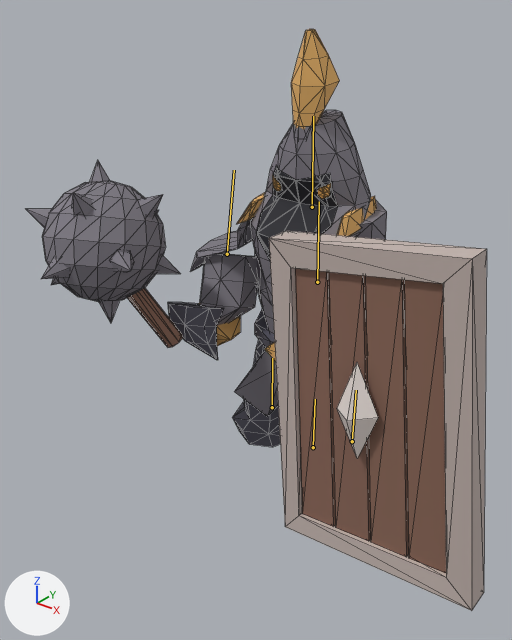
What one commit did to the glTF model art/enemies/guardian/production/animated/guardian.glb.
Rendered twice from a 50 mm camera at (1.058, -1.624, 1.402) aimed at (0.029, -0.338, 0.604). Lighting does not change. The marker at lower left points along +X, +Y and +Z. The picture after the commit comes second. Both versions are drawn at frame 3 of the action 'Recovery'; the numbers are the values there. The bones that bend it are drawn over the model as lines. Mesh edges are drawn as thin lines.

The first picture shows 'guardian | palette mesh'.
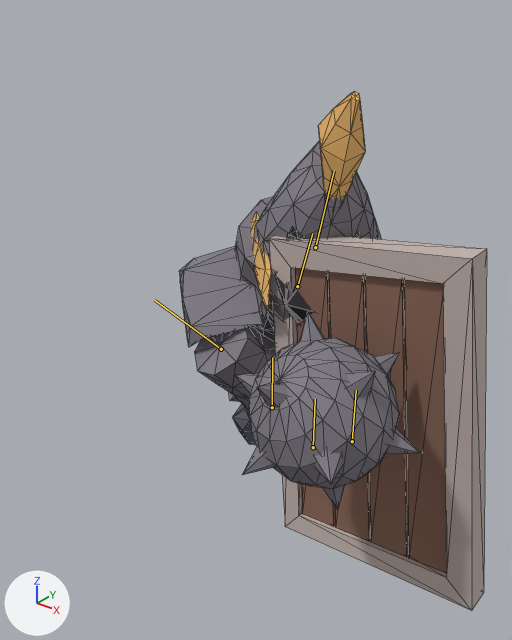
The change in detail:
Bone 'body' (bone_body) moves from (0.0, 0.008, 0.0) to (0.0, 0.027, 0.101).
Bone 'body' (bone_body) turns from (3, 7, 0) to (34, 50, 0) degrees about its own x, y and z.
Bone 'head' (bone_head) turns from (0, 0, 0) to (-8, -9, 0) degrees about its own x, y and z.
Bone 'arm.L' (bone_arm_l) moves from (0.0, 0.0, 0.0) to (0.0, 0.0, 0.119).
Bone 'arm.L' (bone_arm_l) turns from (-23, 15, 0) to (-43, 73, 0) degrees about its own x, y and z.

Pixel boxes [x1, y1, x2, y2] of what changed, in the pictures (512 x 640 px):
'guardian | palette mesh', posed (33% narrower, 11% shorter)
    before: [26, 29, 487, 611]
    after: [179, 91, 487, 611]
bone 'body', root to tip
    before: (317, 282) to (319, 201)
    after: (297, 286) to (312, 233)
bone 'head', root to tip
    before: (312, 207) to (313, 116)
    after: (315, 247) to (334, 170)
bone 'arm.L', root to tip
    before: (227, 254) to (234, 170)
    after: (221, 349) to (154, 300)
